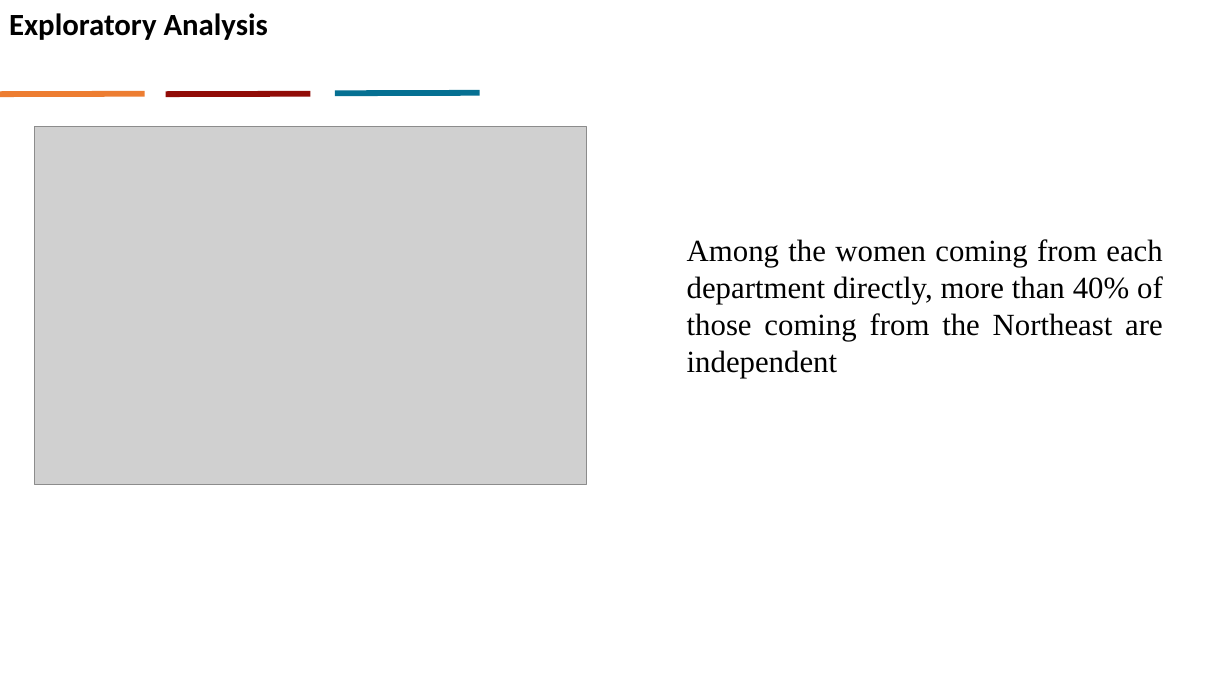
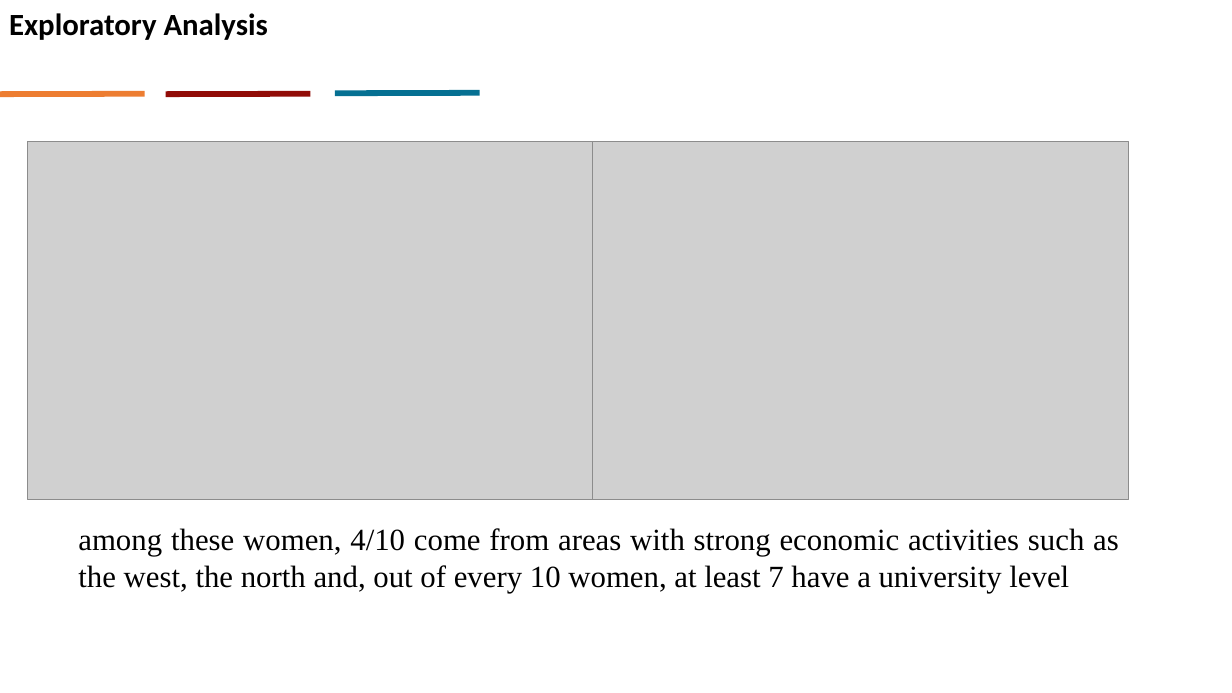
Before and after one commit to gothie348/Final-project, a slide deck: slide 8 of capstone prentation [Autosaved].pptx (slide 7 before the commit). Drawn at 1232x693 pixels with LibreOffice and Linux fonts; fonts in the diff are those of the drawing; grey boxes stand for pictures. Boxes give left, top, right and bottom in pixels: in the first picture for what was removed or moved away, otherwise in the second. Text is boxed around its words. In the diff, an @@ line names an element or a change of style, - is before the commit and + after.

```diff
--- a/capstone prentation [Autosaved].pptx
+++ b/capstone prentation [Autosaved].pptx
@@ picture: place and size @@
-picture at (34, 127, 586, 484)
+picture at (28, 141, 592, 499)
@@ picture added at (577, 141, 1128, 499) @@
@@ text at (78, 528, 1119, 593): text changed @@
-Among the women coming from each department directly, more than 40% of those coming from the Northeast are independent
+among these women, 4/10 come from areas with strong economic activities such as the west, the north and, out of every 10 women, at least 7 have a university level
```
Also in this commit, not shown: 7 other slides changed, 2 slides added.
